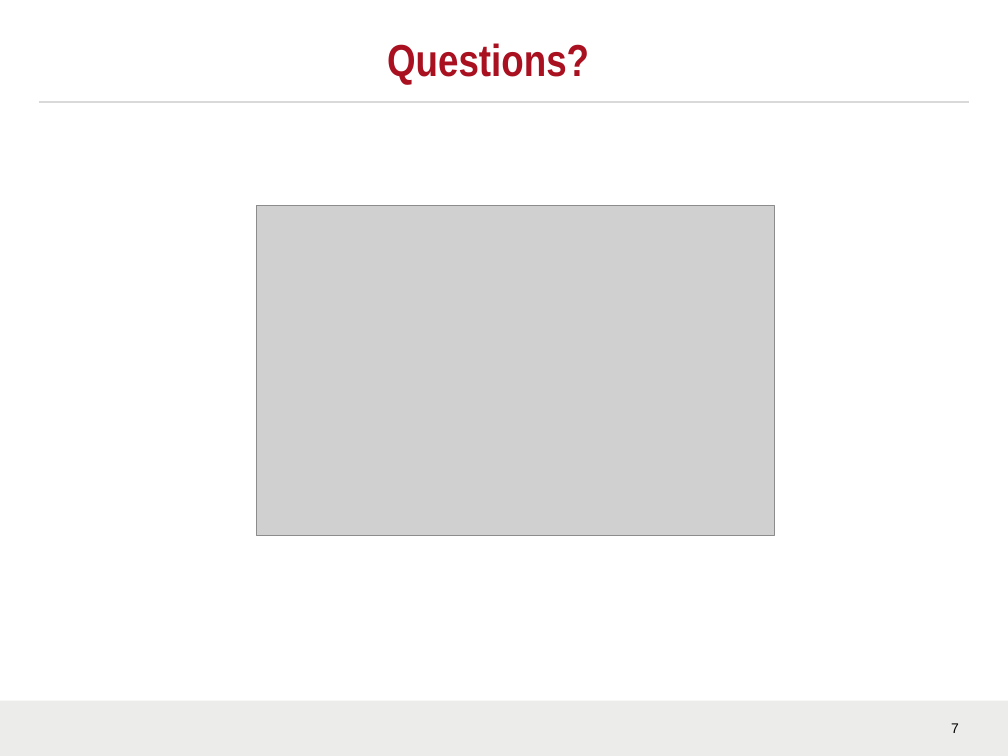
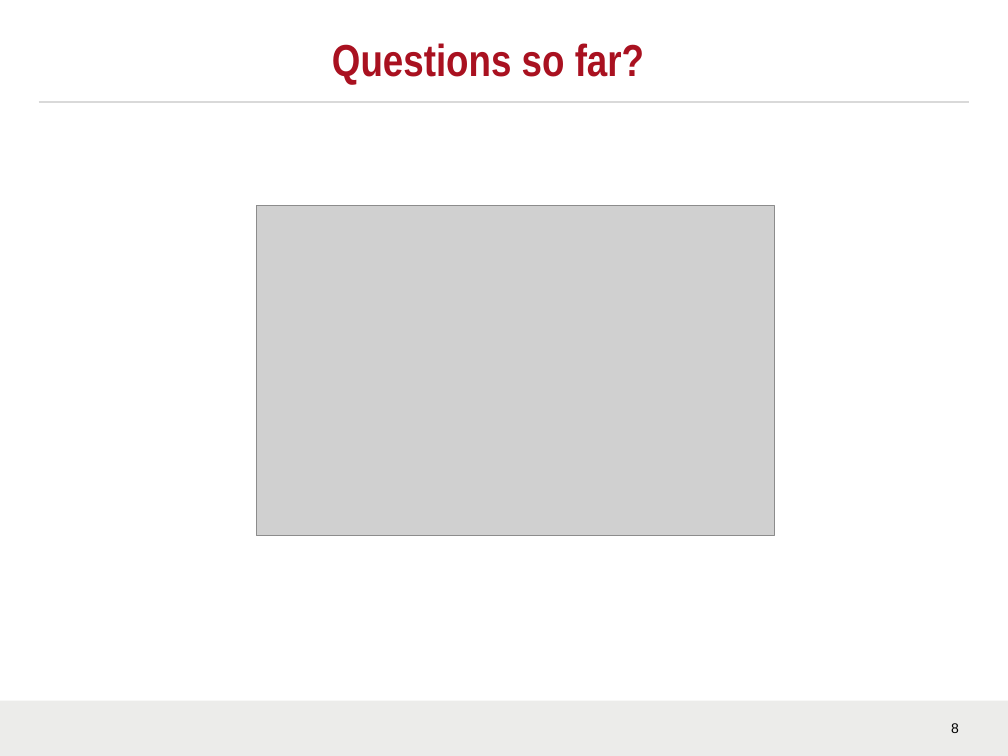
Before and after one commit to LanceZant/atdd-cucumber-jvm, a slide deck: slide 8 of doc/TDD Overview.pptx (slide 7 before the commit). Drawn at 1008x756 pixels with LibreOffice and Linux fonts; fonts in the diff are those of the drawing; grey boxes stand for pictures; background and template pictures are left out. Boxes give left, top, right and bottom in pixels: in the first picture for what was removed or moved away, otherwise in the second. Text is boxed around its words. In the diff, an @@ line names an element or a change of style, - is before the commit and + after.

```diff
--- a/doc/TDD Overview.pptx
+++ b/doc/TDD Overview.pptx
@@ title at [332, 43, 644, 85]: text changed @@
-Questions?
+Questions so far?
@@ page number at [951, 723, 959, 733]: text changed @@
-7
+8
```
Also in this commit, not shown: 5 other slides changed, 2 slides added.
